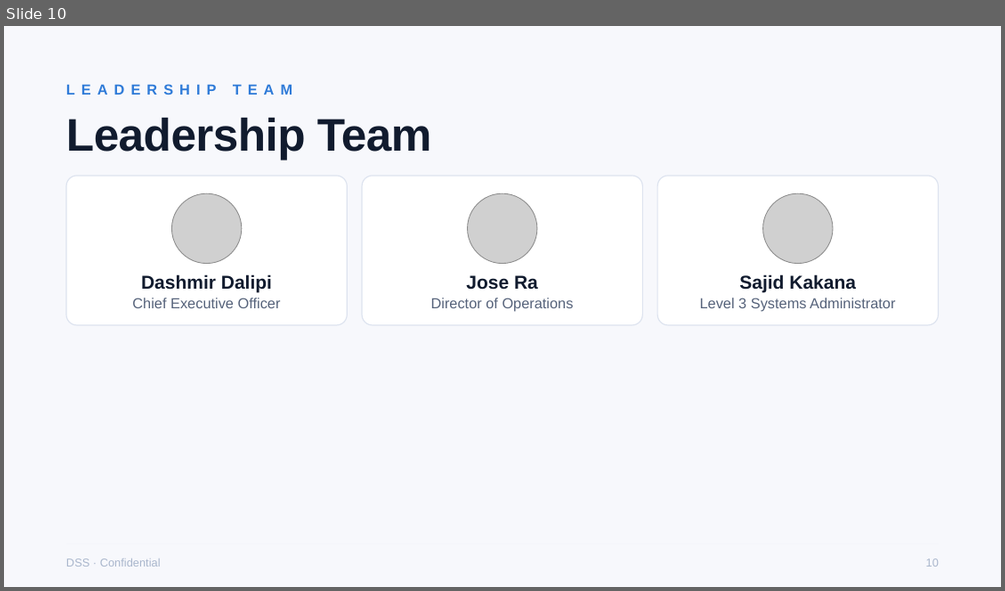
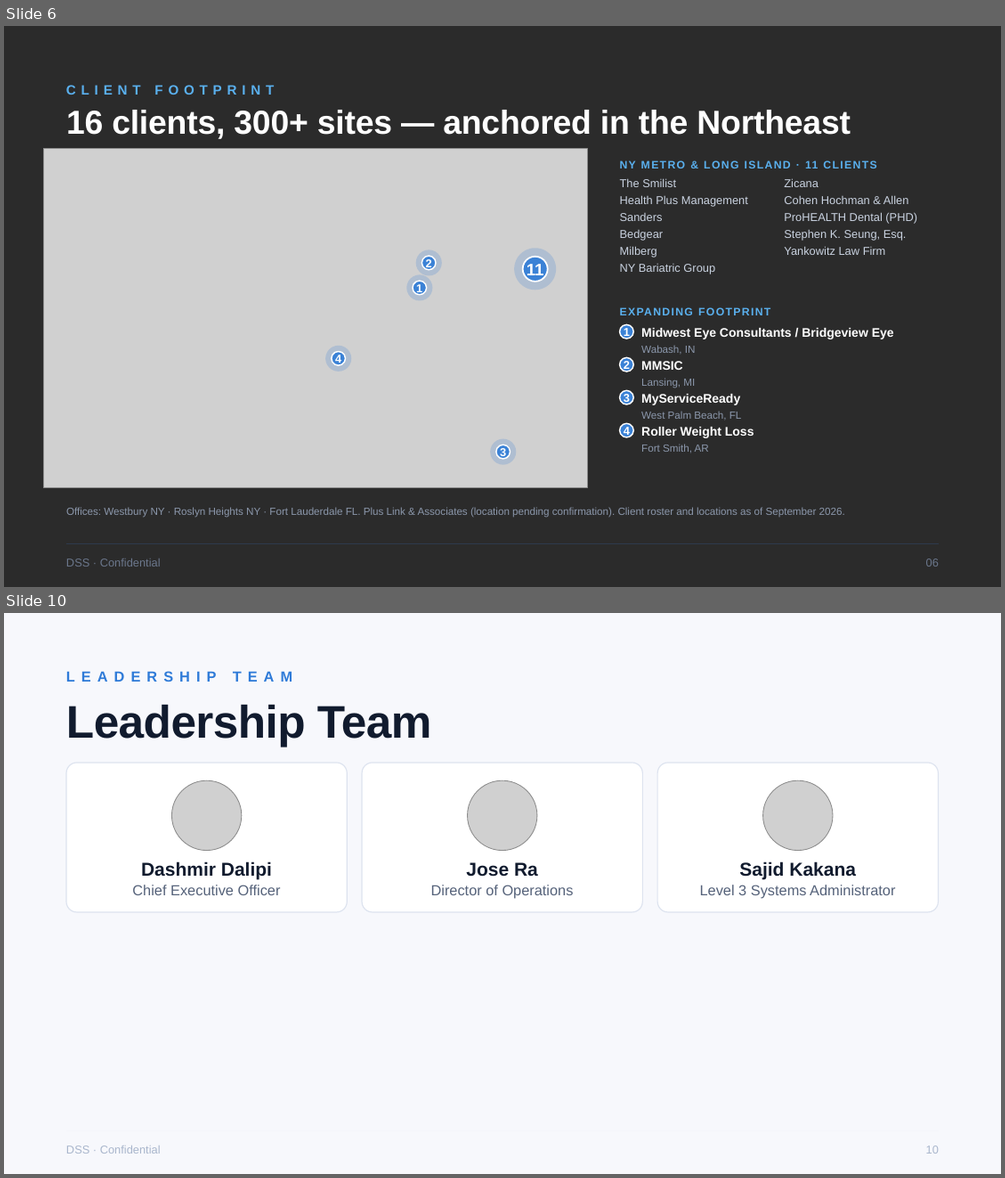
Before and after one commit to matkinson2-dot/prtal, a slide deck: DSS_CIM_Deck_final.pptx. Shown one above the other, each under a label of ours: slide 10 before the commit, slides 6 and 10 after it; the slides between them are not shown. The pictures are 1005x591 and 1005x1178 pixels, drawn with LibreOffice and Linux fonts; fonts in the diff are those of the drawing; grey boxes stand for pictures; background and template pictures are left out; a plain dark background stands for a picture behind light text. Boxes give left, top, right and bottom in pixels: in the first picture for what was removed or moved away, otherwise in the second. Text is boxed around its words. In the diff, an @@ line names an element or a change of style, - is before the commit and + after.

```diff
--- a/DSS_CIM_Deck_final.pptx
+++ b/DSS_CIM_Deck_final.pptx
@@ slide 6 added at box(4, 26, 1001, 587), background picture (left out) @@
@@ text added at box(66, 85, 274, 95), 13 pt, text #5AB0EE, bold @@
+CLIENT FOOTPRINT
@@ text added at box(66, 110, 850, 139), 32 pt, text #FFFFFF, bold @@
+16 clients, 300+ sites — anchored in the Northeast
@@ picture added at box(44, 148, 587, 487) @@
@@ text added at box(620, 178, 748, 274), 11 pt, text #C9D2E0 @@
+The Smilist
+Health Plus Management
+Sanders
+Bedgear
+Milberg
+NY Bariatric Group
@@ text added at box(784, 178, 917, 255), 11 pt, text #C9D2E0 @@
+Zicana
+Cohen Hochman & Allen
+ProHEALTH Dental (PHD)
+Stephen K. Seung, Esq.
+Yankowitz Law Firm
@@ text added at box(805, 160, 817, 168), 10.5 pt, text #5AB0EE, bold @@
+NY METRO & LONG ISLAND · 11 CLIENTS
@@ ellipse added at box(416, 249, 442, 276), fill #3B82D6 at 22% opacity @@
@@ ellipse added at box(422, 256, 437, 270), fill #3B82D6, outline #FFFFFF 1.25 pt, 11 pt, text #FFFFFF, bold @@
+2
@@ ellipse added at box(514, 248, 556, 290), fill #3B82D6 at 22% opacity @@
@@ ellipse added at box(523, 257, 548, 281), fill #3B82D6, outline #FFFFFF 1.5 pt, 16 pt, text #FFFFFF, bold @@
+11
@@ ellipse added at box(406, 275, 432, 301), fill #3B82D6 at 22% opacity @@
@@ ellipse added at box(413, 281, 427, 295), fill #3B82D6, outline #FFFFFF 1.25 pt, 11 pt, text #FFFFFF, bold @@
+1
@@ text added at box(619, 305, 919, 317), 10.5 pt, text #5AB0EE, bold @@
+EXPANDING FOOTPRINT
@@ ellipse added at box(325, 346, 352, 371), fill #3B82D6 at 22% opacity @@
@@ ellipse added at box(619, 324, 633, 338), fill #3B82D6, outline #FFFFFF 1.25 pt, 11 pt, text #FFFFFF, bold @@
+1
@@ text added at box(641, 328, 894, 354), 12 pt, text #FFFFFF, bold @@
+Midwest Eye Consultants / Bridgeview Eye
+Wabash, IN
@@ ellipse added at box(332, 351, 346, 365), fill #3B82D6, outline #FFFFFF 1.25 pt, 11 pt, text #FFFFFF, bold @@
+4
@@ ellipse added at box(619, 357, 633, 371), fill #3B82D6, outline #FFFFFF 1.25 pt, 11 pt, text #FFFFFF, bold @@
+2
@@ text added at box(641, 361, 695, 388), 10 pt, text #8B97AB @@
+MMSIC
+Lansing, MI
@@ ellipse added at box(619, 390, 633, 404), fill #3B82D6, outline #FFFFFF 1.25 pt, 11 pt, text #FFFFFF, bold @@
+3
@@ text added at box(641, 394, 742, 419), 10 pt, text #8B97AB @@
+MyServiceReady
+West Palm Beach, FL
@@ ellipse added at box(619, 423, 633, 437), fill #3B82D6, outline #FFFFFF 1.25 pt, 11 pt, text #FFFFFF, bold @@
+4
@@ ellipse added at box(490, 439, 517, 465), fill #3B82D6 at 22% opacity @@
@@ ellipse added at box(496, 445, 510, 459), fill #3B82D6, outline #FFFFFF 1.25 pt, 11 pt, text #FFFFFF, bold @@
+3
@@ text added at box(641, 426, 754, 452), 12 pt, text #FFFFFF, bold @@
+Roller Weight Loss
+Fort Smith, AR
@@ text added at box(66, 507, 845, 517), 10 pt, text #8B97AB @@
+Offices: Westbury NY · Roslyn Heights NY · Fort Lauderdale FL. Plus Link & Associates (location pending confirmation). Client roster and locations as of September 2026.
@@ line added from (66, 544) to (938, 544), #2E3A4D 0.75 pt @@
@@ text added at box(66, 558, 161, 566), 11 pt, text #6B778C @@
+DSS · Confidential
@@ text added at box(926, 558, 938, 566), 11 pt, text #6B778C @@
+06
```
Also in this commit, not shown: 1 slide removed.
